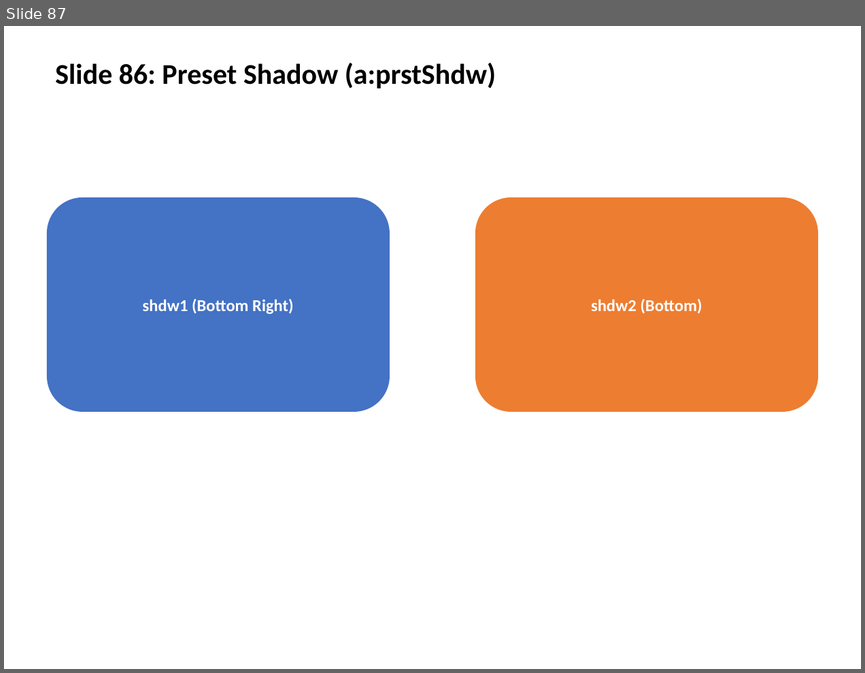
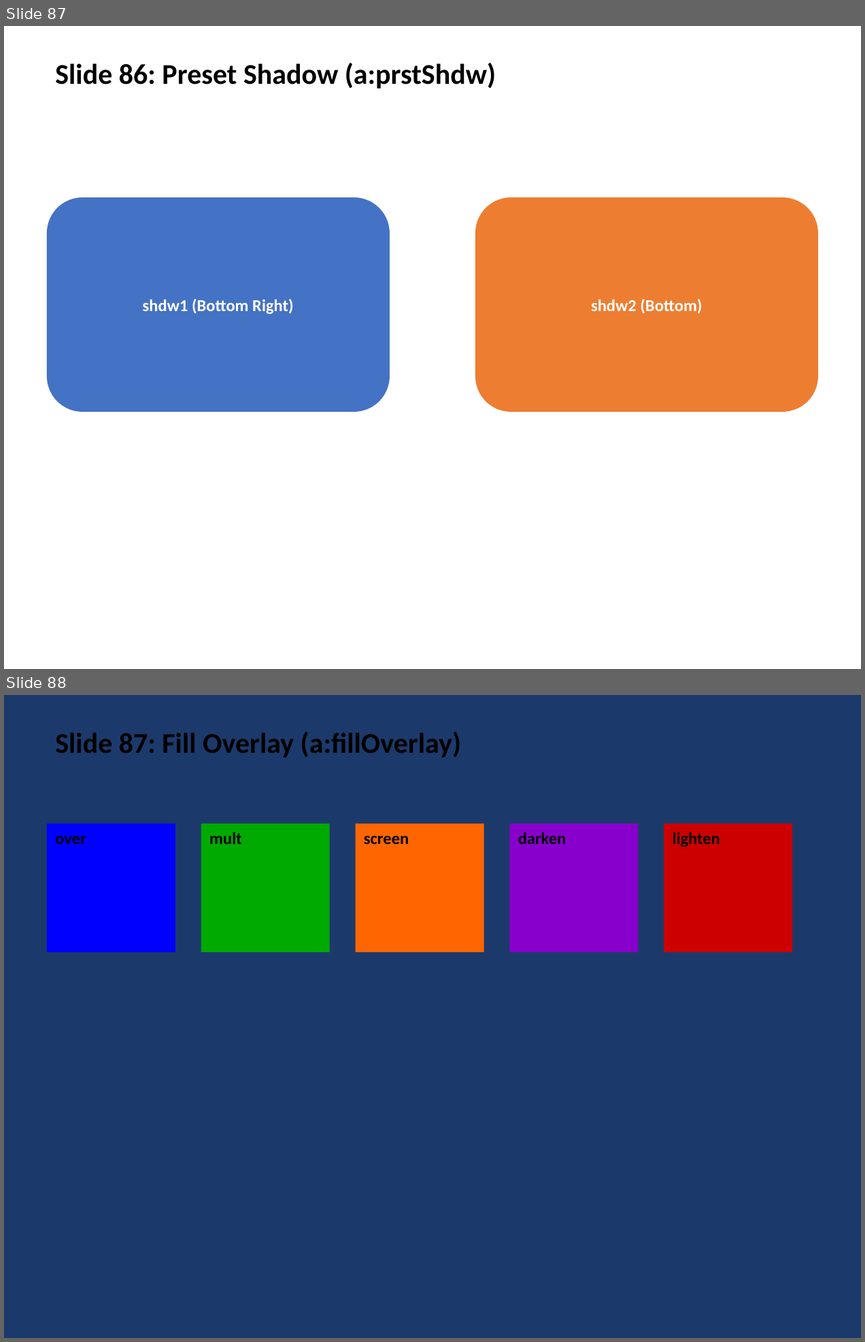
Before and after one commit to t-ujiie-g/pptx-svg, a slide deck: test_fixtures/test_features.pptx. Shown one above the other, each under a label of ours: slide 87 before the commit, slides 87 and 88 after it. The pictures are 865x673 and 865x1342 pixels, drawn with LibreOffice and Linux fonts; fonts in the diff are those of the drawing. Boxes give left, top, right and bottom in pixels: in the first picture for what was removed or moved away, otherwise in the second. Text is boxed around its words. In the diff, an @@ line names an element or a change of style, - is before the commit and + after.

```diff
--- a/test_fixtures/test_features.pptx
+++ b/test_fixtures/test_features.pptx
@@ slide 88 added at <box>4,695,861,1338</box>, background #1B3A6B @@
@@ text added at <box>55,732,461,758</box>, 24 pt, text #000000, bold @@
+Slide 87: Fill Overlay (a:fillOverlay)
@@ rectangle added at <box>47,824,175,952</box>, fill #0000FF, 14 pt, text #000000, bold @@
+over
@@ rectangle added at <box>201,824,330,952</box>, fill #00AA00, 14 pt, text #000000, bold @@
+mult
@@ rectangle added at <box>356,824,484,952</box>, fill #FF6600, 14 pt, text #000000, bold @@
+screen
@@ rectangle added at <box>509,824,638,952</box>, fill #8800CC, 14 pt, text #000000, bold @@
+darken
@@ rectangle added at <box>664,824,792,952</box>, fill #CC0000, 14 pt, text #000000, bold @@
+lighten
```
Also in this commit, not shown: 18 other files.
